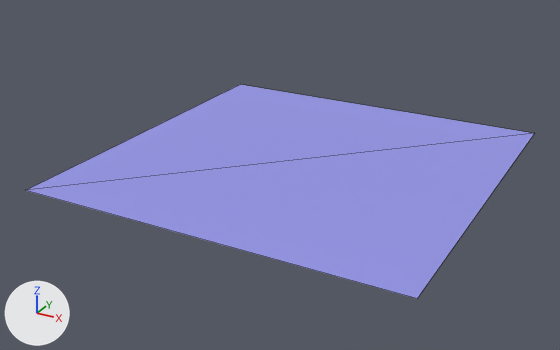
The COLLADA model data/cena2.dae: old version first, new version second.
Rendered twice from a camera (50 mm lens) standing at (0.0698, -0.1367, 0.0636) and looking at (-0.0017, -0.0067, -0.0014). Lighting does not change. The marker at lower left points along +X, +Y and +Z. Mesh edges are drawn as thin lines.
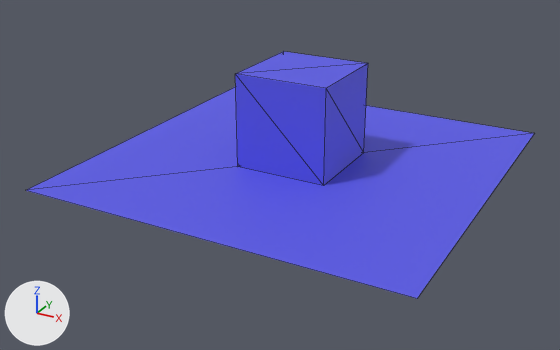
The change in detail:
Material 'Material' (mat_material) changes colour from blue #9595e7 to blue #5959e7; in linear values from (0.3, 0.3, 0.8) to (0.1, 0.1, 0.8).
Mesh me_cube_002 is new.
It is a box spanning x -0.01..0.01, y -0.01..0.01, z -0.01..0.01.
It uses material mat_material (blue #5959e7).
Object 'Cube' (ob_cube) is new; it shows me_cube_002.
Its location is (0.0, 0.0, 0.01).

What differs and where, as boxes (x1, y1, x2, y2) in the pictures (560 x 350 px):
'Plane', recoloured: (26, 85, 534, 298) in both
'Cube', added (blue): after (235, 51, 368, 186)
